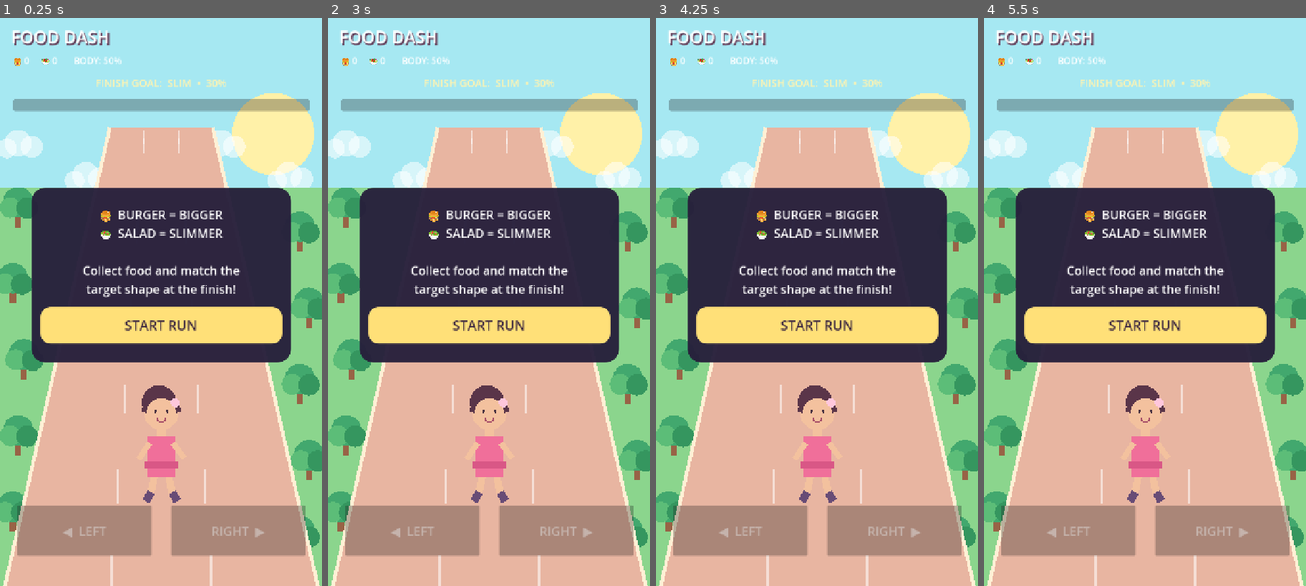
Above: before the commit, frames 1-4 (left to right).
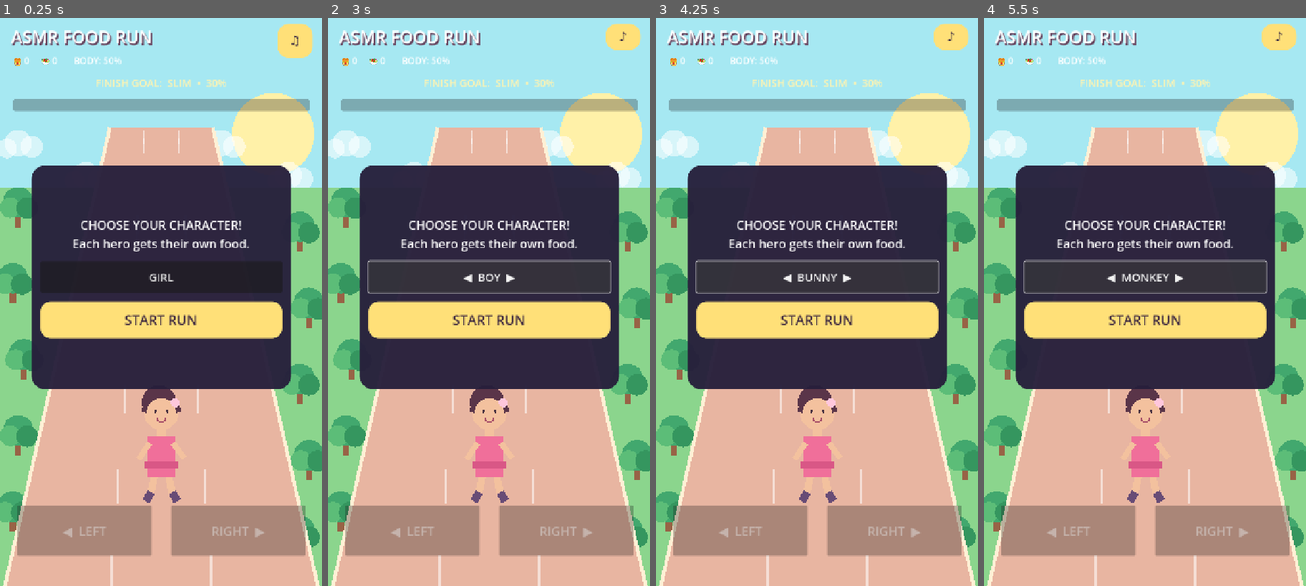
Above: after the commit, the same moments.

Repository: smart222tech/TINYVERSE
Game: Godot game, scene res://scenes/main.tscn
Same seed, same stepped clock (60 frames per second), same inputs: the game is played once before the commit and once after it.
Inputs (mouse positions are in pixels of both pictures, inside the frame that each line leads up to):
- Up to frame 1 (0.25 s): no input
- Up to frame 2 (3 s): click (624, 40) at 0.5 s, where only the run after the commit has a clickable "♫"; click (624, 35) at 1.25 s, where only the run after the commit has a clickable "♪"; click (624, 35) at 2 s, where only the run after the commit has a clickable "♫"; click (489, 279) at 2.75 s, where only the run after the commit has a clickable "GIRL"
- Up to frame 3 (4.25 s): click (817, 279) at 3.5 s, where only the run after the commit has a clickable "◀ BOY ▶"
- Up to frame 4 (5.5 s): click (1145, 279) at 4.25 s, where only the run after the commit has a clickable "◀ BUNNY ▶"; click (1145, 279) at 5 s, where only the run after the commit has a clickable "◀ PANDA ▶"

The runs differ from the first frame. In frame 1, 13% of the frame differs, in the area x 3-98%, y 1-66%; in frame 2, 13%; in frame 3, 13%; in frame 4, 14%.

Commit message:
feat: add character selection and music toggle

Diff:
--- a/scripts/main.gd
+++ b/scripts/main.gd
@@ -41,6 +41,12 @@
 var sfx_player: AudioStreamPlayer
 var sfx_streams: Dictionary = {}
 var particles: Array[Dictionary] = []
+var character_index := 0
+var character_names := ["GIRL", "BOY", "BUNNY", "PANDA", "MONKEY", "FOX"]
+var character_foods := [["burger","salad","apple","strawberry"],["burger","salad","apple","strawberry"],["carrot","lettuce","apple"],["bamboo","apple"],["banana","mango","strawberry"],["berry","apple","carrot"]]
+var character_button: Button
+var music_button: Button
+var music_enabled := true
 
 func _ready() -> void:
 	rng.randomize()
@@ -100,15 +106,18 @@
 	ui.add_child(root)
 
 	var title := Label.new()
-	title.text = "FOOD DASH"
+	title.text = "ASMR FOOD RUN"
 	title.position = Vector2(24, 26)
-	title.size = Vector2(360, 58)
+	title.size = Vector2(500, 58)
 	title.add_theme_font_size_override("font_size", 38)
 	title.add_theme_color_override("font_color", Color("#ffffff"))
 	title.add_theme_color_override("font_shadow_color", Color("#643c57"))
 	title.add_theme_constant_override("shadow_offset_x", 3)
 	title.add_theme_constant_override("shadow_offset_y", 4)
 	root.add_child(title)
+	music_button = _make_button("♫", Vector2(620, 24), Vector2(78, 58), Color("#ffe078"))
+	music_button.pressed.connect(_toggle_music)
+	root.add_child(music_button)
 
 	hud_label = Label.new()
 	hud_label.position = Vector2(28, 92)
@@ -152,8 +161,8 @@
 	root.add_child(right_button)
 
 	start_panel = PanelContainer.new()
-	start_panel.position = Vector2(70, 390)
-	start_panel.size = Vector2(580, 390)
+	start_panel.position = Vector2(70, 340)
+	start_panel.size = Vector2(580, 500)
 	start_panel.add_theme_stylebox_override("panel", _panel_style(Color(0.15, 0.12, 0.23, 0.96), 30))
 	root.add_child(start_panel)
 	var start_content := VBoxContainer.new()
@@ -161,11 +170,17 @@
 	start_content.add_theme_constant_override("separation", 20)
 	start_panel.add_child(start_content)
 	var intro := Label.new()
-	intro.text = "🍔  BURGER = BIGGER\n🥗  SALAD = SLIMMER\n\nCollect food and match the\ntarget shape at the finish!"
+	intro.text = "CHOOSE YOUR CHARACTER!\nEach hero gets their own food."
 	intro.horizontal_alignment = HORIZONTAL_ALIGNMENT_CENTER
 	intro.add_theme_font_size_override("font_size", 27)
 	intro.add_theme_color_override("font_color", Color.WHITE)
 	start_content.add_child(intro)
+	character_button = Button.new()
+	character_button.custom_minimum_size = Vector2(0, 70)
+	character_button.text = "GIRL"
+	character_button.add_theme_font_size_override("font_size", 25)
+	character_button.pressed.connect(_next_character)
+	start_content.add_child(character_button)
 	start_button = Button.new()
 	start_button.text = "START RUN"
 	start_button.custom_minimum_size = Vector2(0, 82)
@@ -201,10 +216,26 @@
 	result_panel.hide()
 	_update_ui()
 
+func _toggle_music() -> void:
+	music_enabled = not music_enabled
+	if music_enabled:
+		music_player.play()
+		music_button.text = "♫"
+	else:
+		music_player.stop()
+		music_button.text = "♪"
+	_play_sfx("lane")
+
+func _next_character() -> void:
+	character_index = (character_index + 1) % character_names.size()
+	character_button.text = "◀  " + character_names[character_index] + "  ▶"
+	_play_sfx("lane")
+	queue_redraw()
+
 func _build_audio() -> void:
 	music_player = AudioStreamPlayer.new()
 	music_player.name = "ArcadeMusic"
-	music_player.volume_db = -13.0
+	music_player.volume_db = -19.0
 	add_child(music_player)
 	music_player.stream = _make_music_loop()
 	music_player.play()
@@ -363,12 +394,9 @@
 
 func _spawn_food() -> void:
 	var food_lane := rng.randi_range(0, 2)
-	var is_burger := rng.randf() < 0.5
-	foods.append({
-		"lane": food_lane,
-		"y": -80.0,
-		"type": "burger" if is_burger else "salad"
-	})
+	var choices: Array = character_foods[character_index]
+	var food_type: String = str(choices[rng.randi_range(0, choices.size() - 1)])
+	foods.append({"lane": food_lane, "y": -80.0, "type": food_type})
 
 func _collect_food(item: Dictionary) -> void:
 	if item["type"] == "burger":
